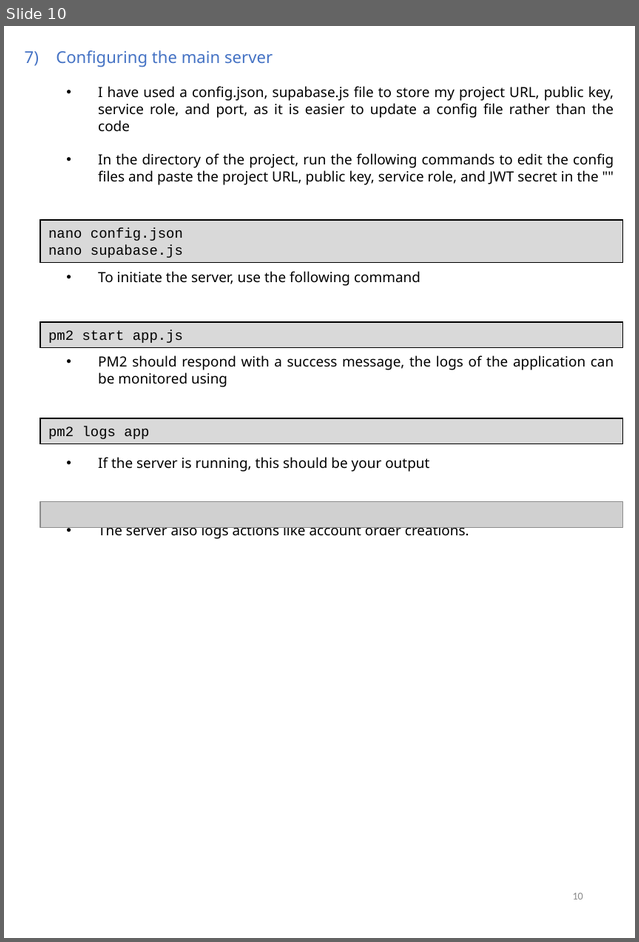
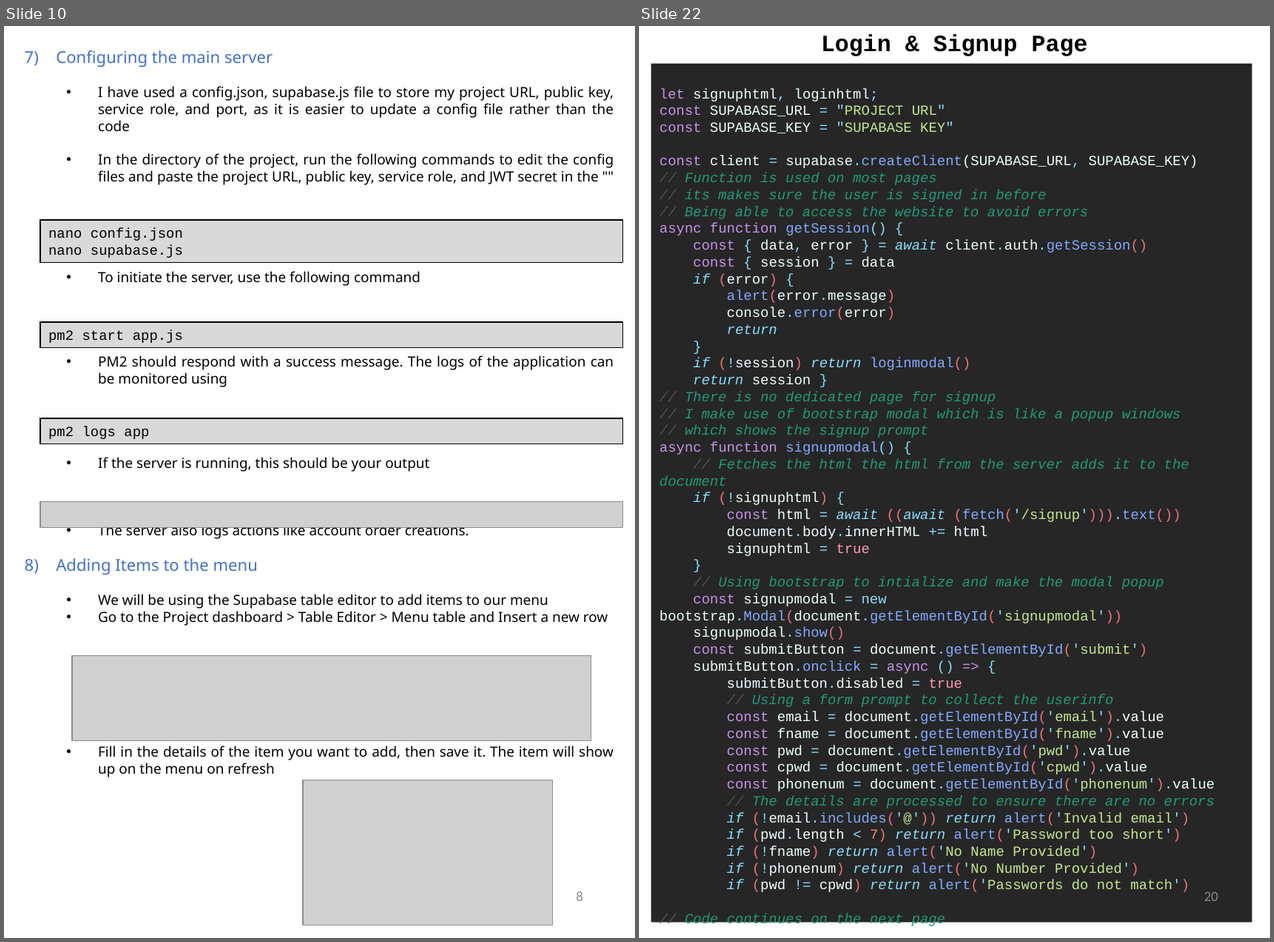
Before and after one commit to Agentgilspy/Food-Ordering-Website, a slide deck: ICT-171 Documentation.pptx. Shown side by side, each under a label of ours: slide 10 before the commit, slides 10 and 22 after it; the slides between them are not shown. The pictures are 639x942 and 1274x942 pixels, drawn with LibreOffice and Linux fonts; fonts in the diff are those of the drawing; grey boxes stand for pictures. Boxes give left, top, right and bottom in pixels: in the first picture for what was removed or moved away, otherwise in the second. Text is boxed around its words. In the diff, an @@ line names an element or a change of style, - is before the commit and + after.

Commit message:
Documentation and minor changes

```diff
--- a/ICT-171 Documentation.pptx
+++ b/ICT-171 Documentation.pptx
@@ slide 22 added at (x1=639, y1=26, x2=1270, y2=938), background #FFFFFF @@
@@ text added at (x1=821, y1=34, x2=1088, y2=56), 20 pt, text #000000, bold @@
+Login & Signup Page
@@ rectangle added at (x1=651, y1=64, x2=1252, y2=922), fill #262626, 12 pt, text #EEFFFF @@
+let signuphtml, loginhtml;
+const SUPABASE_URL = "PROJECT URL"
+const SUPABASE_KEY = "SUPABASE KEY"
+const client = supabase.createClient(SUPABASE_URL, SUPABASE_KEY)
+// Function is used on most pages
+// its makes sure the user is signed in before
+// Being able to access the website to avoid errors
+async function getSession() {
+const { data, error } = await client.auth.getSession()
+const { session } = data
+if (error) {
+alert(error.message)
+console.error(error)
+return
+}
+if (!session) return loginmodal()
+return session }
+// There is no dedicated page for signup
+// I make use of bootstrap modal which is like a popup windows
+// which shows the signup prompt
+async function signupmodal() {
+// Fetches the html the html from the server adds it to the document
+if (!signuphtml) {
+const html = await ((await (fetch('/signup'))).text())
+document.body.innerHTML += html
+signuphtml = true
+}
+// Using bootstrap to intialize and make the modal popup
+const signupmodal = new bootstrap.Modal(document.getElementById('signupmodal'))
+signupmodal.show()
+const submitButton = document.getElementById('submit')
+submitButton.onclick = async () => {
+submitButton.disabled = true
+// Using a form prompt to collect the userinfo
+const email = document.getElementById('email').value
+const fname = document.getElementById('fname').value
+const pwd = document.getElementById('pwd').value
+const cpwd = document.getElementById('cpwd').value
+const phonenum = document.getElementById('phonenum').value
+// The details are processed to ensure there are no errors
+if (!email.includes('@')) return alert('Invalid email')
+if (pwd.length < 7) return alert('Password too short')
+if (!fname) return alert('No Name Provided')
+if (!phonenum) return alert('No Number Provided')
+if (pwd != cpwd) return alert('Passwords do not match')
+// Code continues on the next page
@@ text added at (x1=1204, y1=892, x2=1218, y2=901), 12 pt, text #8C8C8C @@
+20
@@ slide 10 changed as well @@
@@ text at (x1=98, y1=355, x2=614, y2=387): text changed @@
-  • PM2 should respond with a success message, the logs of the application can be monitored using
+  • PM2 should respond with a success message. The logs of the application can be monitored using
@@ text at (x1=56, y1=558, x2=614, y2=777): paragraphs added @@
+8) Adding Items to the menu
+  • We will be using the Supabase table editor to add items to our menu
+  • Go to the Project dashboard > Table Editor > Menu table and Insert a new row
+  • Fill in the details of the item you want to add, then save it. The item will show up on the menu on refresh
@@ picture added at (x1=72, y1=656, x2=592, y2=741) @@
@@ picture added at (x1=303, y1=780, x2=553, y2=925) @@
@@ text added at (x1=576, y1=891, x2=583, y2=901), 12 pt, text #8C8C8C @@
+8
@@ page number removed at (x1=573, y1=893, x2=583, y2=899) @@
-10
```
Also in this commit, not shown: 9 other slides changed, 15 other slides added, 7 other files.
